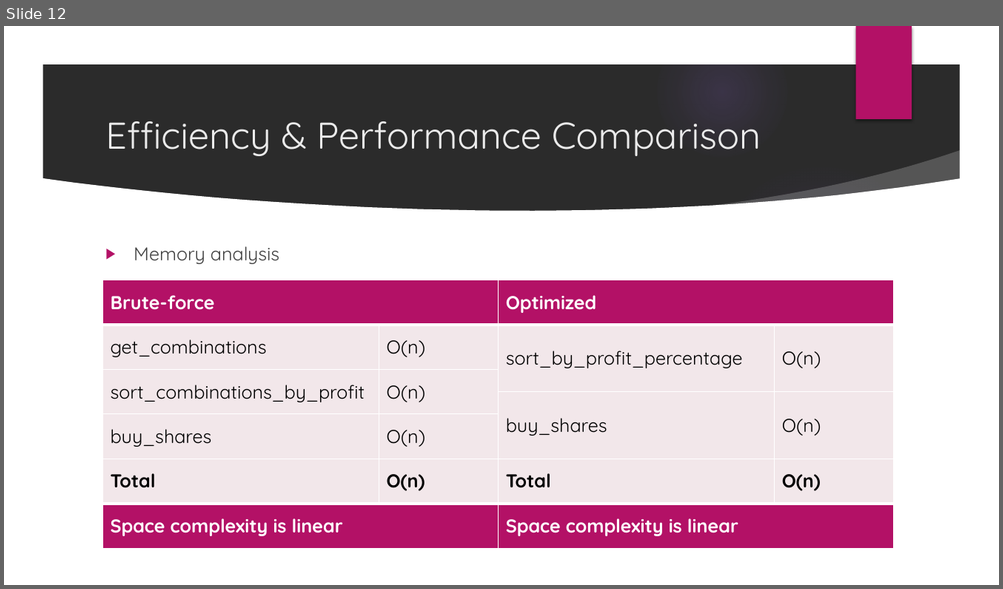
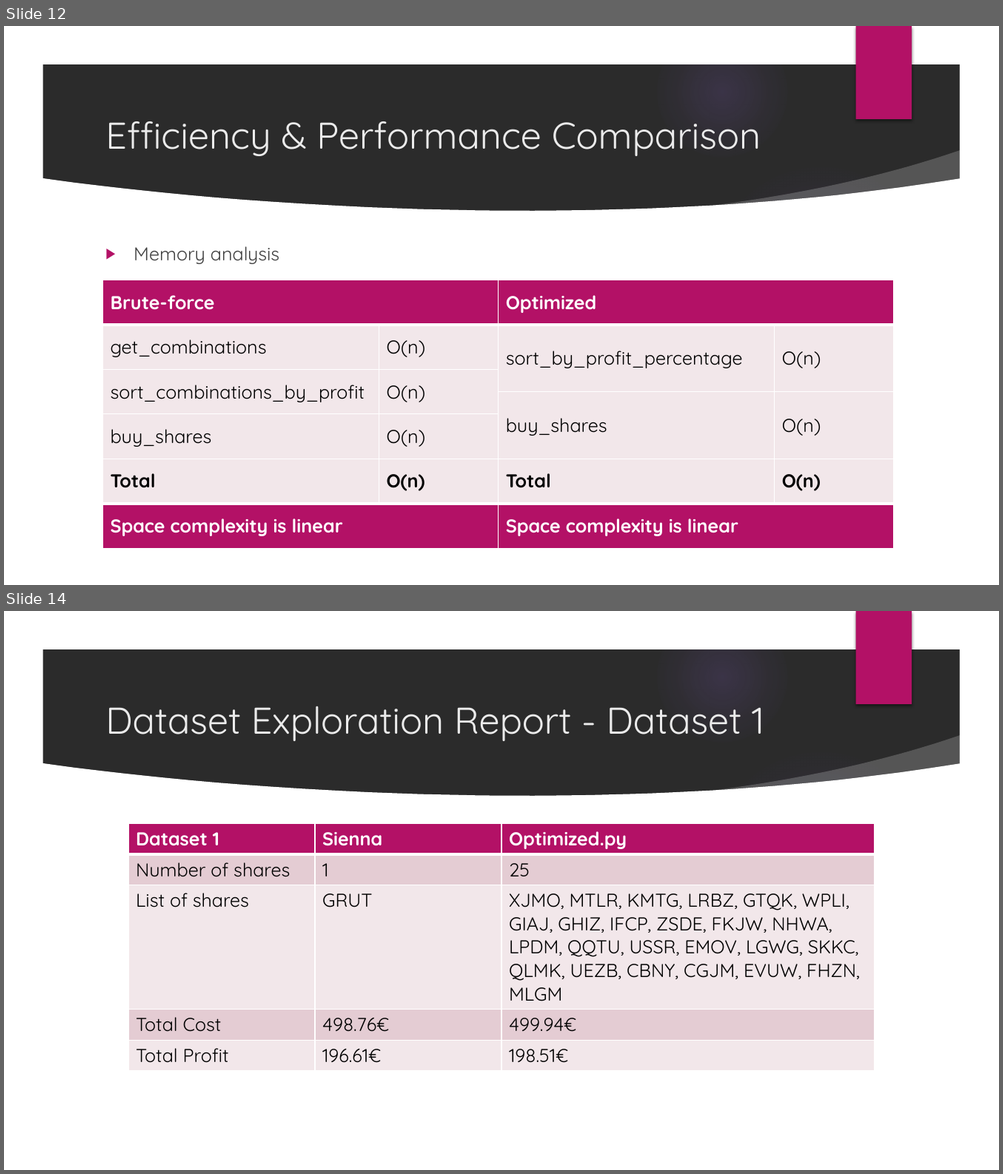
Before and after one commit to franfif/algoinvest-trade, a slide deck: Project7_Presentation.pptx. Shown one above the other, each under a label of ours: slide 12 before the commit, slides 12 and 14 after it; the slides between them are not shown. The pictures are 1003x589 and 1003x1174 pixels, drawn with LibreOffice and Linux fonts; fonts in the diff are those of the drawing; background and template pictures are left out; a plain dark background stands for a picture behind light text. Boxes give left, top, right and bottom in pixels: in the first picture for what was removed or moved away, otherwise in the second. Text is boxed around its words. In the diff, an @@ line names an element or a change of style, - is before the commit and + after.

```diff
--- a/Project7_Presentation.pptx
+++ b/Project7_Presentation.pptx
@@ slide 14 added at [4,611,999,1170], background picture (left out); not listed: 9 template elements that a slide beside it also shows @@
@@ title added at [105,706,764,741], 36 pt, text #EBEBEB @@
+Dataset Exploration Report - Dataset 1
@@ table added at [128,823,875,1066], 5 rows, 3 columns @@
+Dataset 1 | Sienna | Optimized.py
+Number of shares | 1 | 25
+List of shares | GRUT | XJMO, MTLR, KMTG, LRBZ, GTQK, WPLI, GIAJ, GHIZ, IFCP, ZSDE, FKJW, NHWA, LPDM, QQTU, USSR, EMOV, LGWG, SKKC, QLMK, UEZB, CBNY, CGJM, EVUW, FHZN, MLGM
+Total Cost | 498.76€ | 499.94€
+Total Profit | 196.61€ | 198.51€
```
Also in this commit, not shown: 5 slides changed, 1 other slide added.
